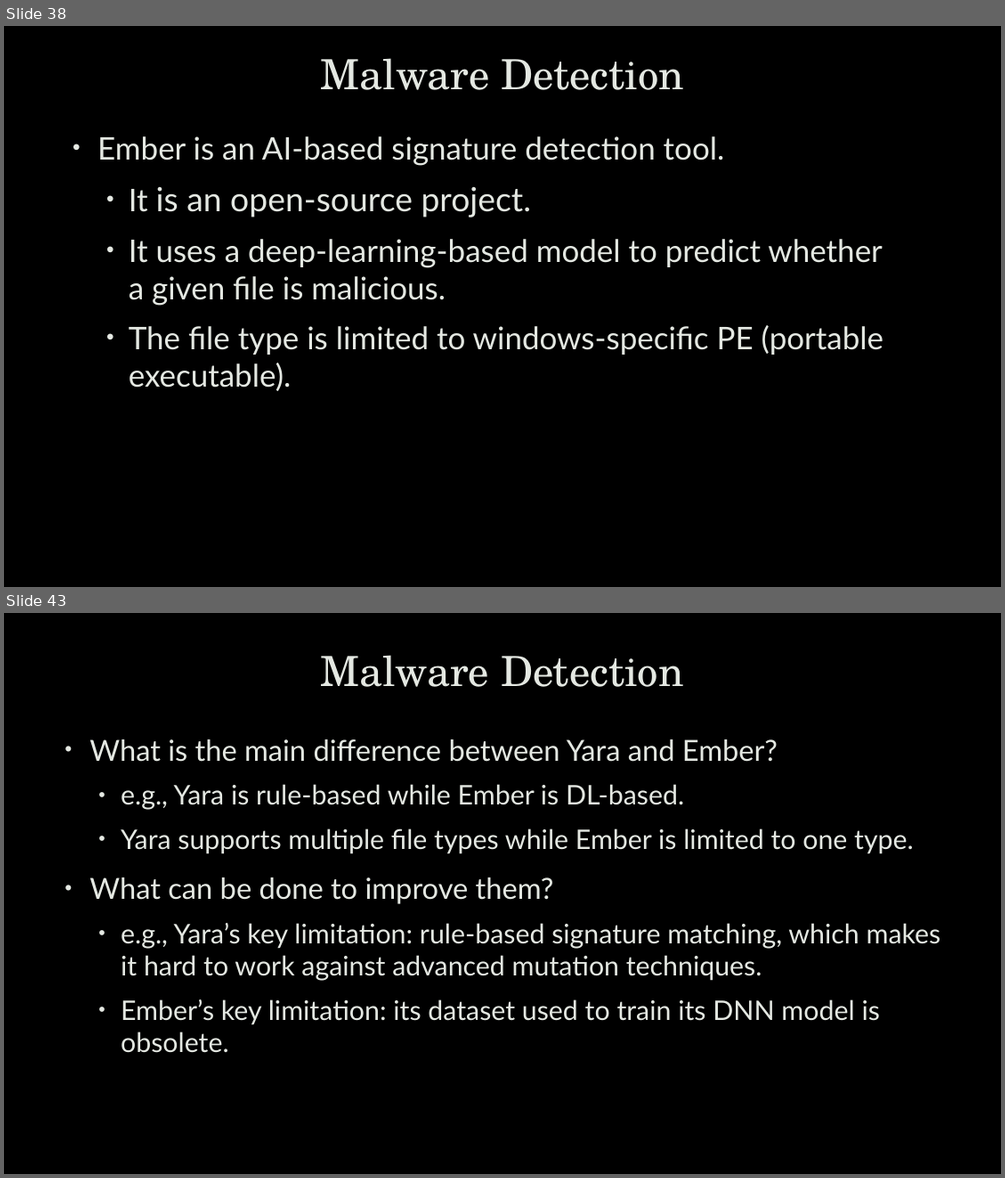
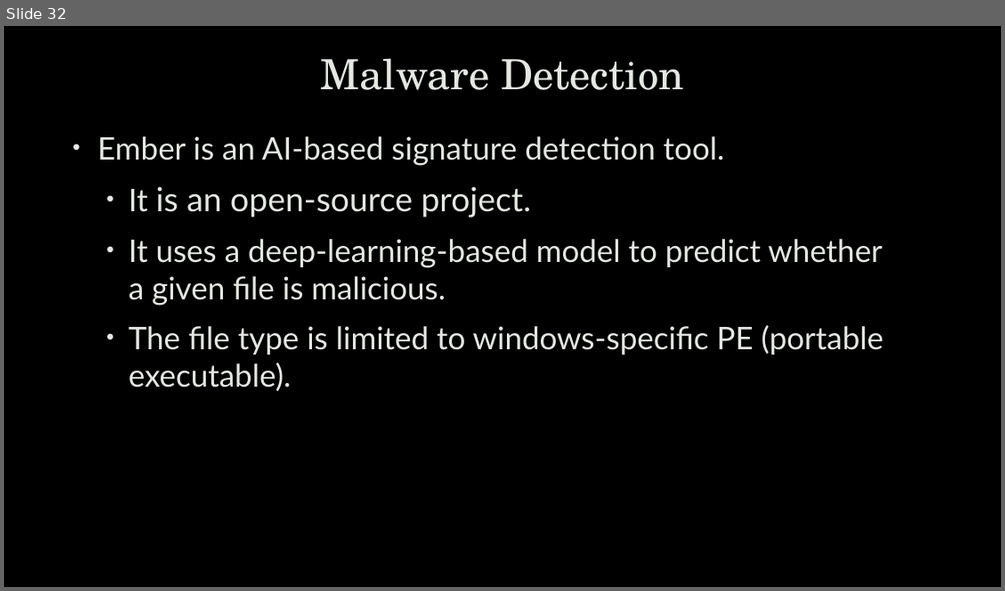
Before and after one commit to robert-mcknight/citx1003, a slide deck: cits1003-lecture_slides/CITS1003-5 Threats - exercises.pptx. Shown one above the other, each under a label of ours: slides 38 and 43 before the commit, slide 32 after it; the slides between them are not shown. The pictures are 1005x1178 and 1005x591 pixels, drawn with LibreOffice and Linux fonts; fonts in the diff are those of the drawing; background and template pictures are left out. Boxes give left, top, right and bottom in pixels: in the first picture for what was removed or moved away, otherwise in the second. Text is boxed around its words. In the diff, an @@ line names an element or a change of style, - is before the commit and + after.

```diff
--- a/cits1003-lecture_slides/CITS1003-5 Threats - exercises.pptx
+++ b/cits1003-lecture_slides/CITS1003-5 Threats - exercises.pptx
@@ slide 43 removed at (4,613,1001,1174), background picture (left out) @@
@@ title removed at (320,655,684,687) @@
-Malware Detection
@@ text removed at (89,739,941,1053) @@
-• What is the main difference between Yara and Ember?
-  • e.g., Yara is rule-based while Ember is DL-based.
-  • Yara supports multiple file types while Ember is limited to one type.
-• What can be done to improve them?
-  • e.g., Yara’s key limitation: rule-based signature matching, which makes it hard to work against advanced mutation techniques.
-  • Ember’s key limitation: its dataset used to train its DNN model is obsolete.
@@ what was slide 38 is now slide 32 @@
```
Also in this commit, not shown: 2 slides changed, 10 other slides removed, 7 other files.
